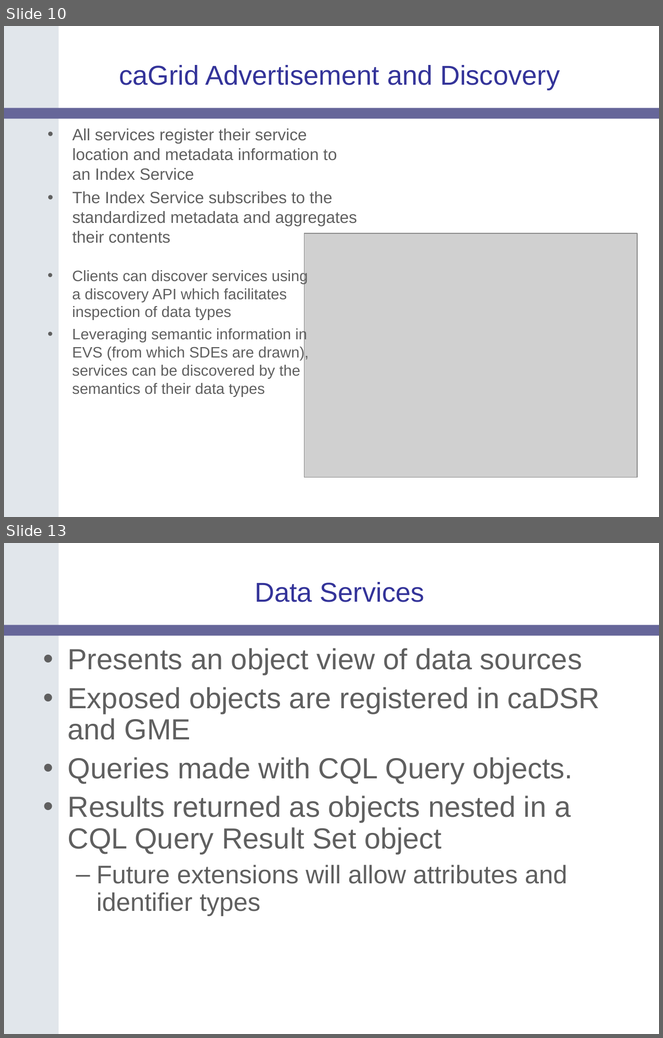
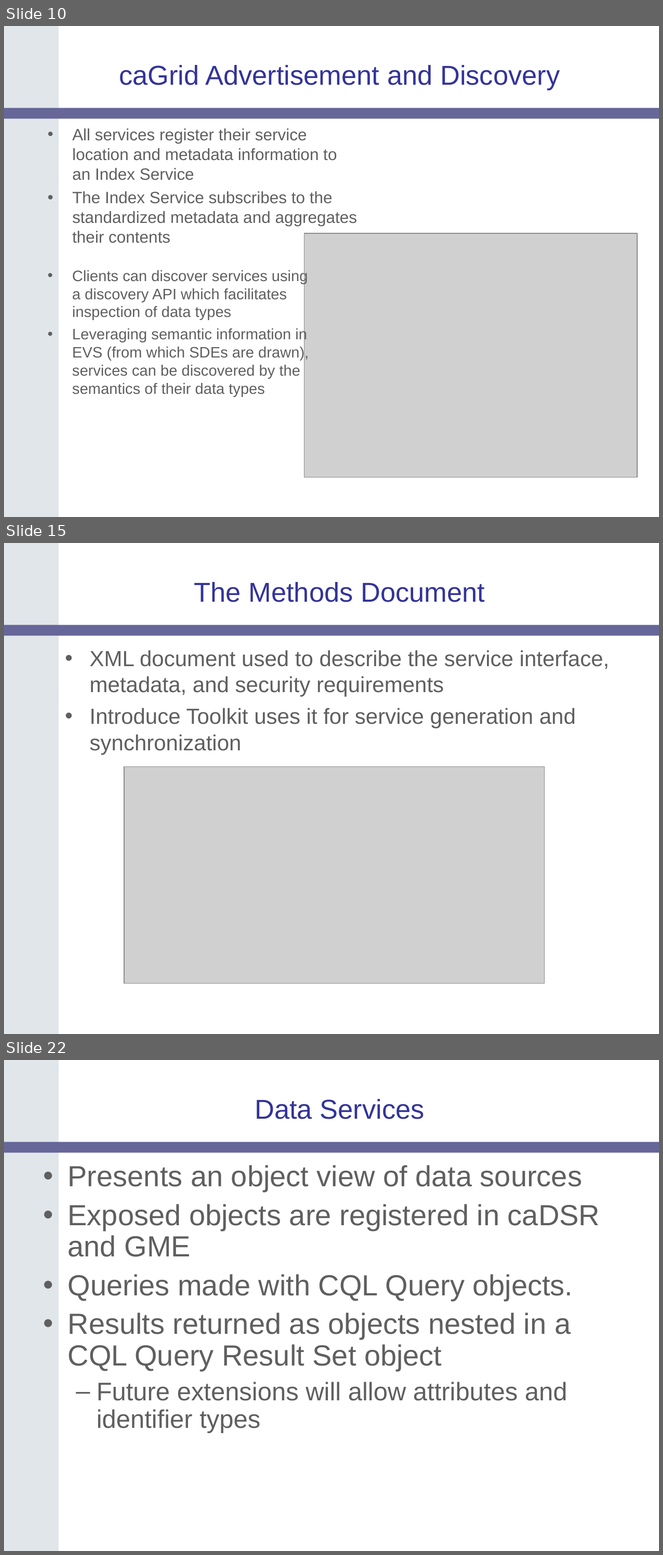
Before and after one commit to NCIP/cagrid-portal, a slide deck: cagrid-1-0/Documentation/presentations/200604_AnnualMeeting/caGrid-1.0-Architecture_caBIG-Annual-Meeting06.ppt. Shown one above the other, each under a label of ours: slides 10 and 13 before the commit, slides 10, 15 and 22 after it; the slides between them are not shown. The pictures are 663x1038 and 663x1555 pixels, drawn with LibreOffice and Linux fonts; fonts in the diff are those of the drawing; grey boxes stand for pictures; background and template pictures are left out. Boxes give left, top, right and bottom in pixels: in the first picture for what was removed or moved away, otherwise in the second. Text is boxed around its words. In the diff, an @@ line names an element or a change of style, - is before the commit and + after.

```diff
--- a/cagrid-1-0/Documentation/presentations/200604_AnnualMeeting/caGrid-1.0-Architecture_caBIG-Annual-Meeting06.ppt
+++ b/cagrid-1-0/Documentation/presentations/200604_AnnualMeeting/caGrid-1.0-Architecture_caBIG-Annual-Meeting06.ppt
@@ slide 15 added at box(4, 543, 659, 1034), background #FFFFFF; not listed: 2 template elements that a slide beside it also shows @@
@@ title added at box(194, 582, 485, 602), 30 pt, text #333399 @@
+The Methods Document
@@ text added at box(90, 650, 610, 755), 24 pt, text #5F5F5F @@
+• XML document used to describe the service interface, metadata, and security requirements
+• Introduce Toolkit uses it for service generation and synchronization
@@ picture added at box(124, 767, 545, 984) @@
@@ what was slide 13 is now slide 22 @@
```
Also in this commit, not shown: 1 slide changed, 10 other slides added, 2 slides removed.
